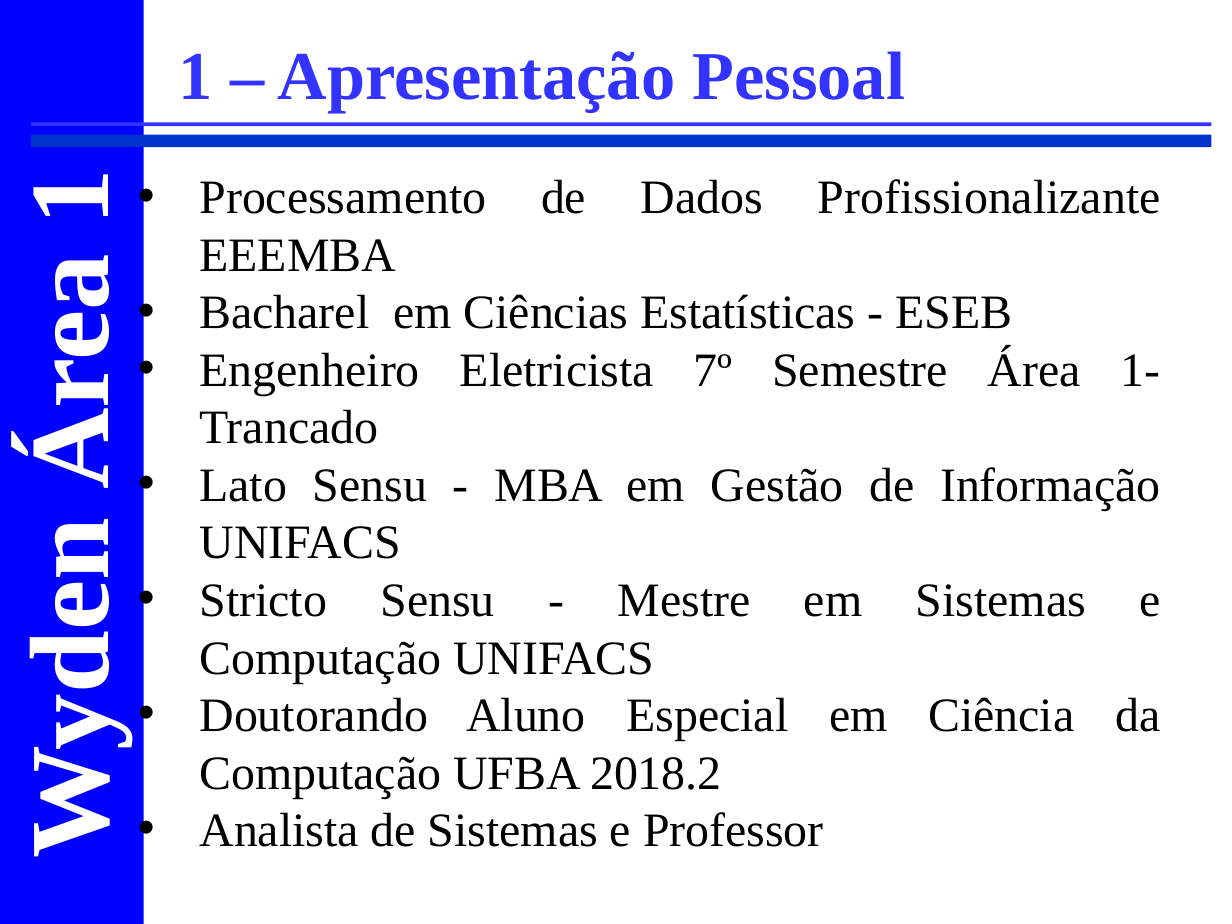
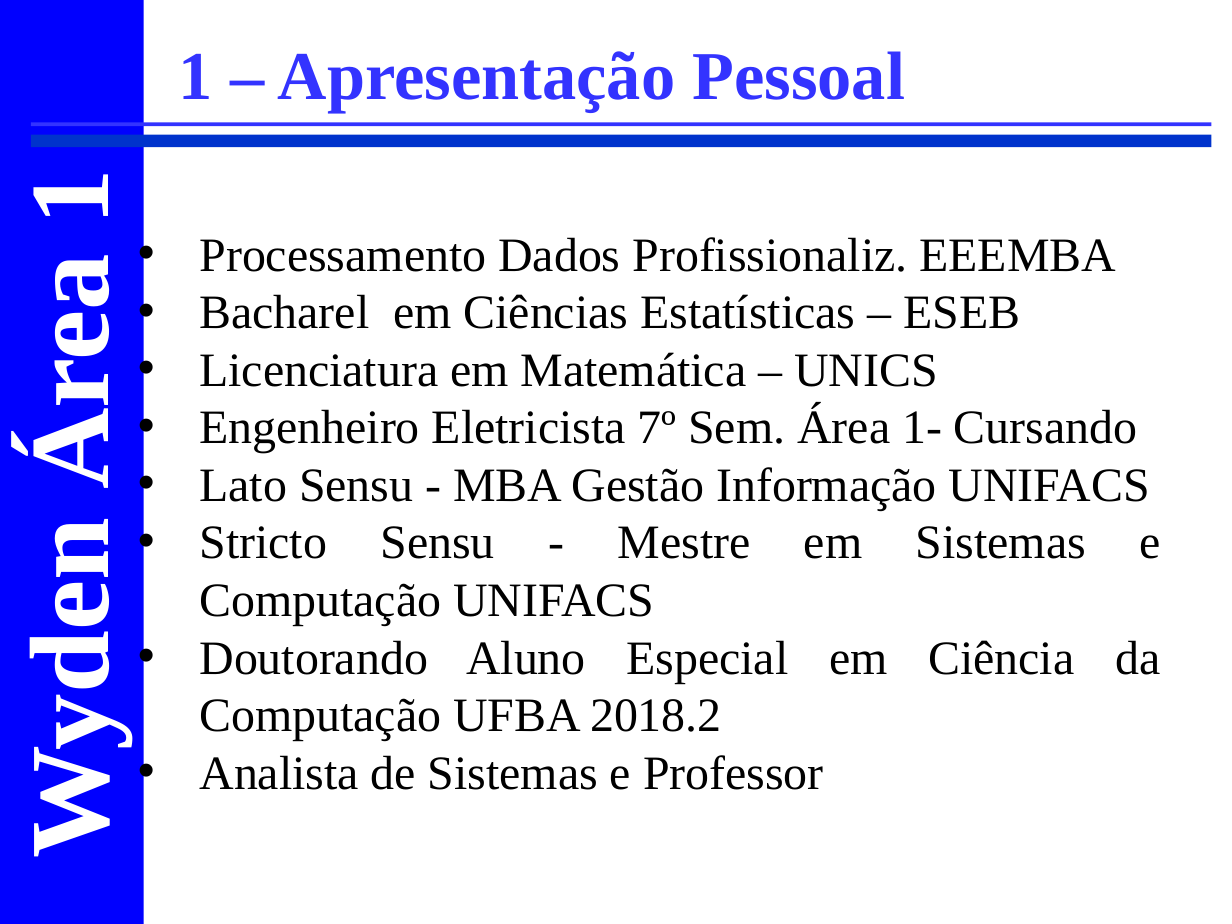
Before and after one commit to CloudEducationBrazil/Area1AlgoritmoComputacional, a slide deck: slide 4 of Apresentação e Ementa Algoritmo.ppt. Drawn at 1232x924 pixels with LibreOffice and Linux fonts; fonts in the diff are those of the drawing; background and template pictures are left out. Boxes give left, top, right and bottom in pixels: in the first picture for what was removed or moved away, otherwise in the second. Text is boxed around its words. In the diff, an @@ line names an element or a change of style, - is before the commit and + after.

Commit message:
apresentação da disciplina - atualiza algo

```diff
--- a/Apresentação e Ementa Algoritmo.ppt
+++ b/Apresentação e Ementa Algoritmo.ppt
@@ text at [199,237,1150,511]: text changed @@
-• Processamento de Dados Profissionalizante EEEMBA
-• Bacharel em Ciências Estatísticas - ESEB
-• Engenheiro Eletricista 7º Semestre Área 1- Trancado
-• Lato Sensu - MBA em Gestão de Informação UNIFACS
+• Processamento Dados Profissionaliz. EEEMBA
+• Bacharel em Ciências Estatísticas – ESEB
+• Licenciatura em Matemática – UNICS
+• Engenheiro Eletricista 7º Sem. Área 1- Cursando
+• Lato Sensu - MBA Gestão Informação UNIFACS
```
